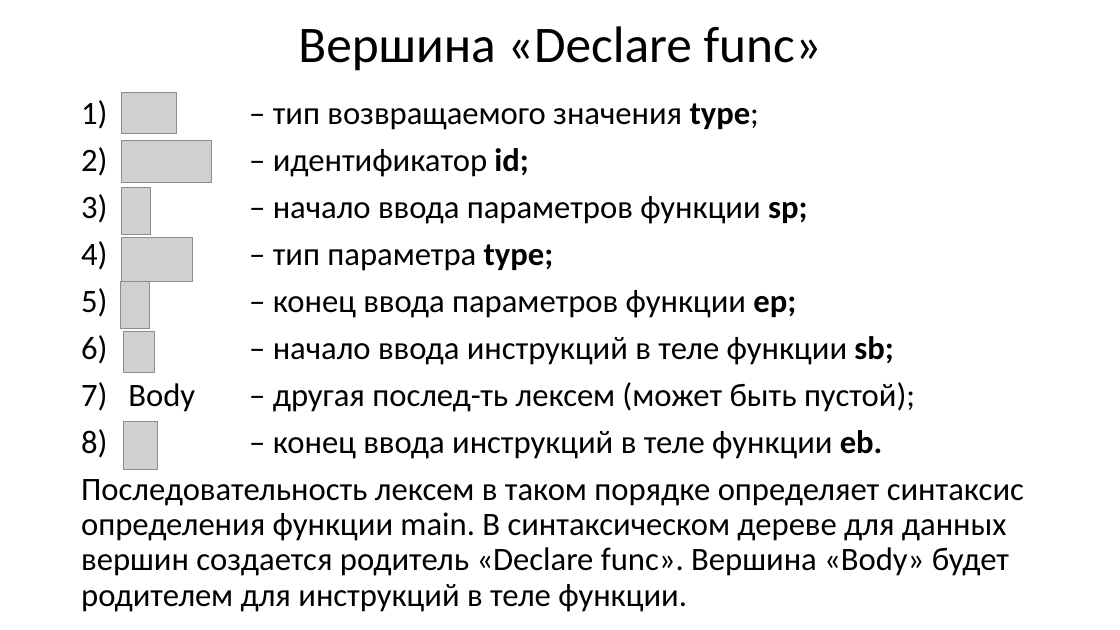
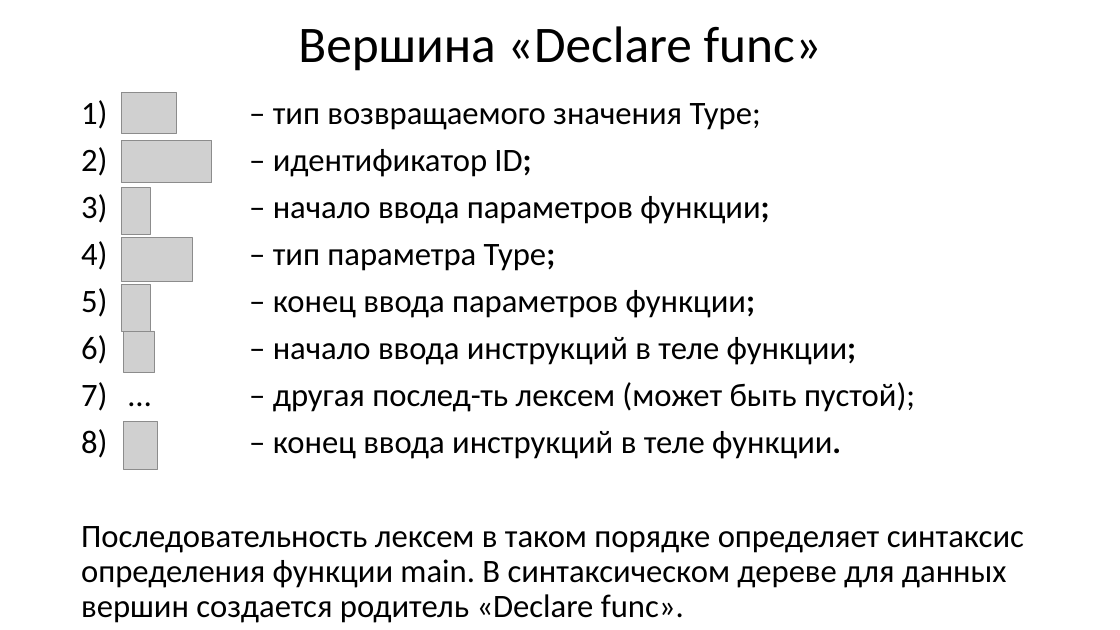
Before and after one commit to goddamnteam/korzun, a slide deck: slide 11 of task1.pptx (slide 8 before the commit). Drawn at 1120x630 pixels with LibreOffice and Linux fonts; fonts in the diff are those of the drawing; grey boxes stand for pictures. Boxes give left, top, right and bottom in pixels: in the first picture for what was removed or moved away, otherwise in the second. Text is boxed around its words. In the diff, an @@ line names an element or a change of style, - is before the commit and + after.

```diff
--- a/task1.pptx
+++ b/task1.pptx
@@ text at (x1=81, y1=93, x2=1024, y2=623): text changed @@
-1) int – тип возвращаемого значения type;
-2) main – идентификатор id;
-3) ( – начало ввода параметров функции sp;
-4) void – тип параметра type;
-5) ) – конец ввода параметров функции ep;
-6) { – начало ввода инструкций в теле функции sb;
-7) Body – другая послед-ть лексем (может быть пустой);
-8) } – конец ввода инструкций в теле функции eb.
-Последовательность лексем в таком порядке определяет синтаксис определения функции main. В синтаксическом дереве для данных вершин создается родитель «Declare func». Вершина «Body» будет родителем для инструкций в теле функции.
+1) int – тип возвращаемого значения Type;
+2) main – идентификатор ID;
+3) ( – начало ввода параметров функции;
+4) void – тип параметра Type;
+5) ) – конец ввода параметров функции;
+6) { – начало ввода инструкций в теле функции;
+7) … – другая послед-ть лексем (может быть пустой);
+8) } – конец ввода инструкций в теле функции.
+Последовательность лексем в таком порядке определяет синтаксис определения функции main. В синтаксическом дереве для данных вершин создается родитель «Declare func».
```
Also in this commit, not shown: 7 other slides changed, 5 slides added, 2 slides removed.
